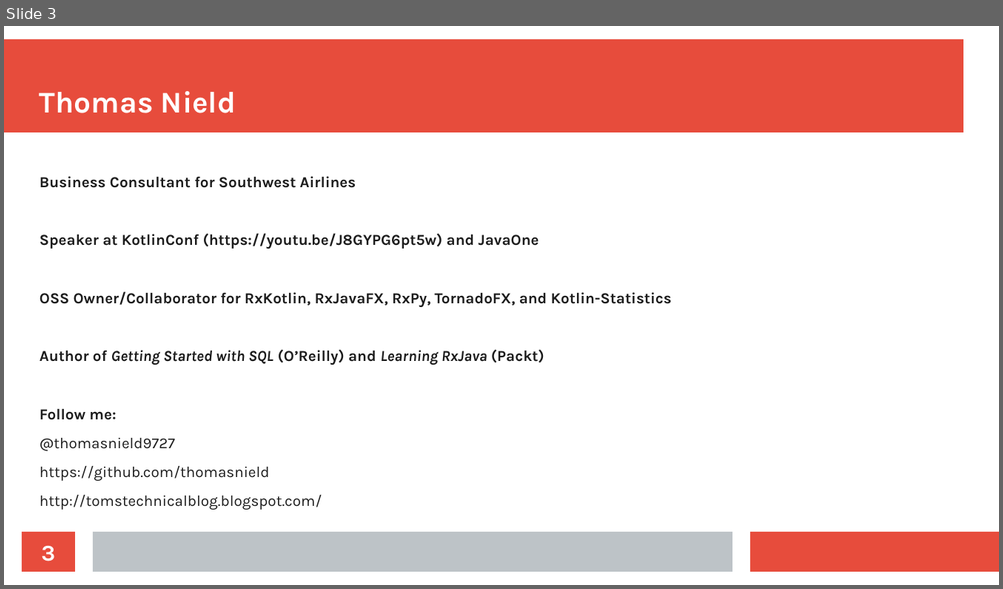
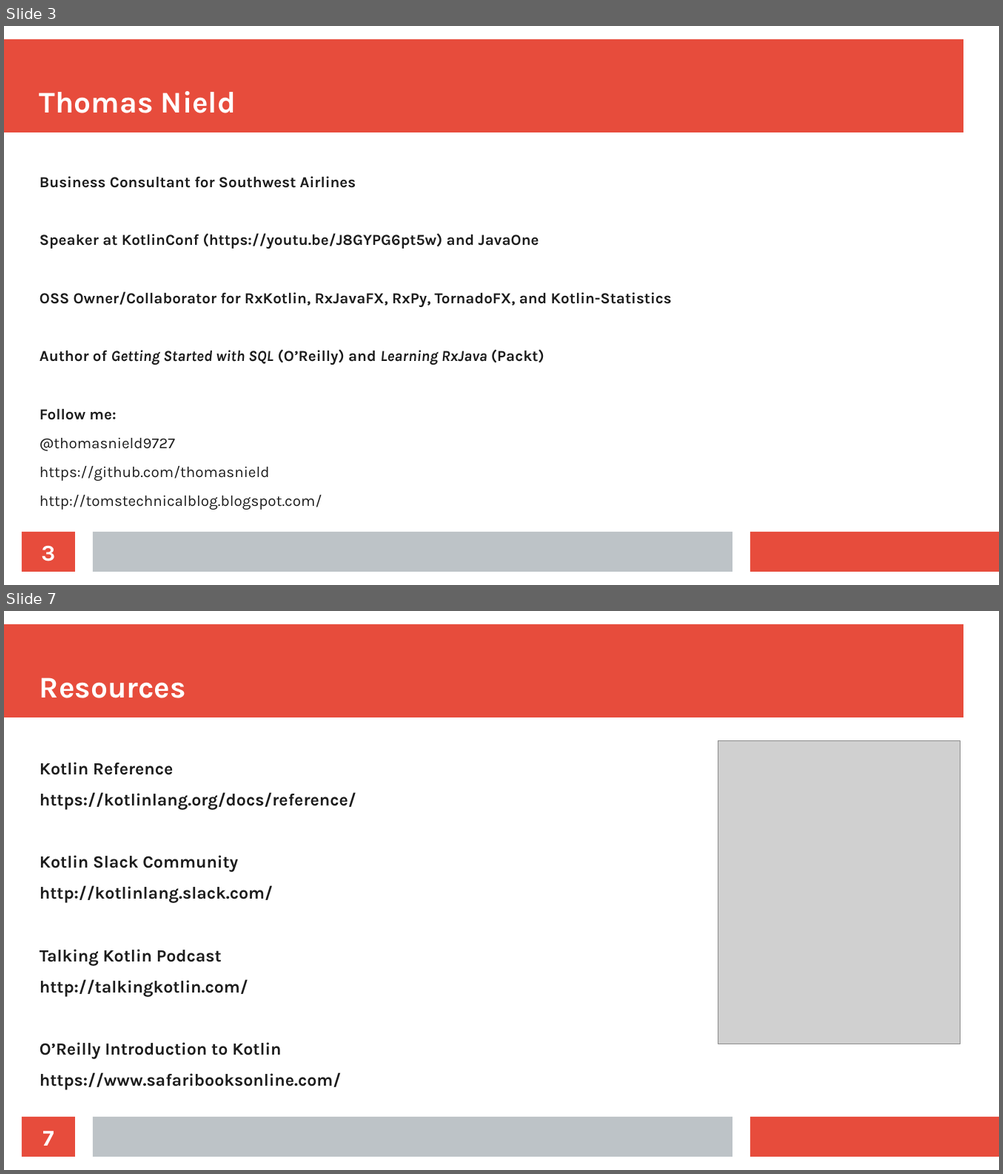
Before and after one commit to thomasnield/kotlin_for_java_devs_talk, a slide deck: slides.odp. Shown one above the other, each under a label of ours: slide 3 before the commit, slides 3 and 7 after it; the slides between them are not shown. The pictures are 1003x589 and 1003x1174 pixels, drawn with LibreOffice and Linux fonts; fonts in the diff are those of the drawing; grey boxes stand for pictures. Boxes give left, top, right and bottom in pixels: in the first picture for what was removed or moved away, otherwise in the second. Text is boxed around its words. In the diff, an @@ line names an element or a change of style, - is before the commit and + after.

```diff
--- a/slides.odp
+++ b/slides.odp
@@ slide 7 added at [4, 611, 999, 1170], background #FFFFFF; not listed: 3 template elements that a slide beside it also shows @@
@@ title added at [40, 678, 186, 698], 24 pt, text #FFFFFF, bold @@
+Resources
@@ picture added at [718, 741, 960, 1044] @@
@@ text added at [40, 762, 356, 1091], 13.7 pt, text #1C1C1C, bold @@
+Kotlin Reference
+https://kotlinlang.org/docs/reference/
+Kotlin Slack Community
+http://kotlinlang.slack.com/
+Talking Kotlin Podcast
+http://talkingkotlin.com/
+O’Reilly Introduction to Kotlin
+https://www.safaribooksonline.com/
@@ page number added at [22, 1117, 75, 1157], fill #E74C3C, 18 pt, text #FFFFFF, bold @@
+7
```
Also in this commit, not shown: 1 slide changed, 2 other slides added, 27 other files.
